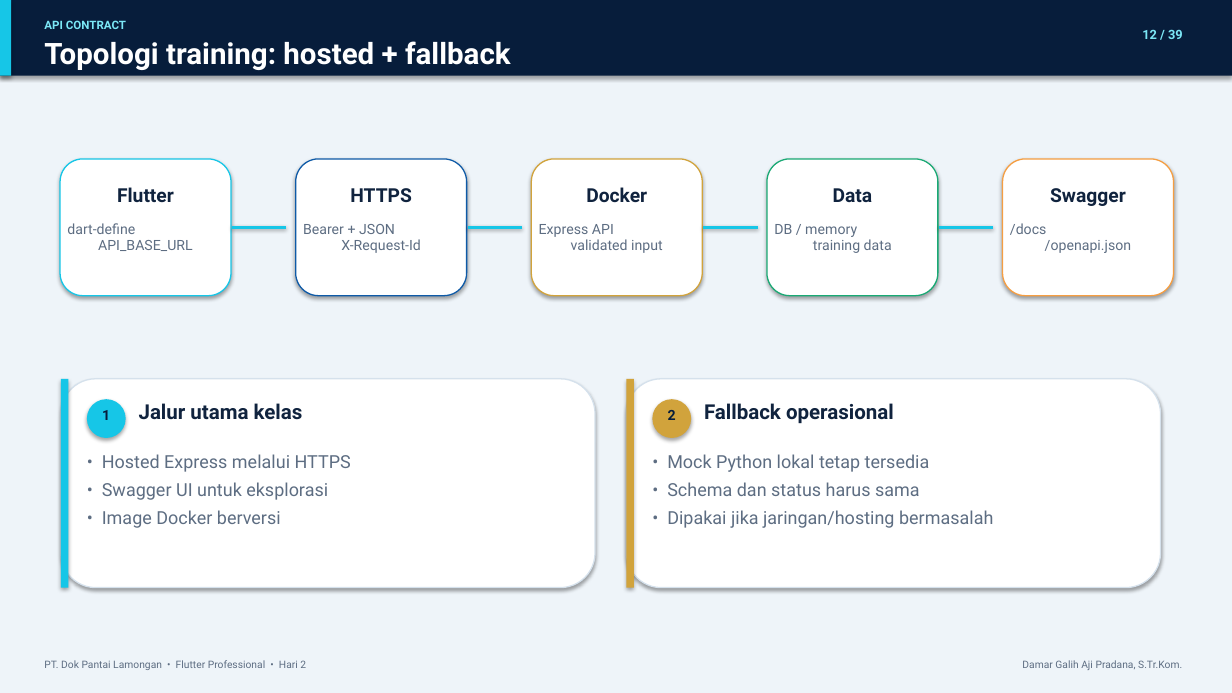
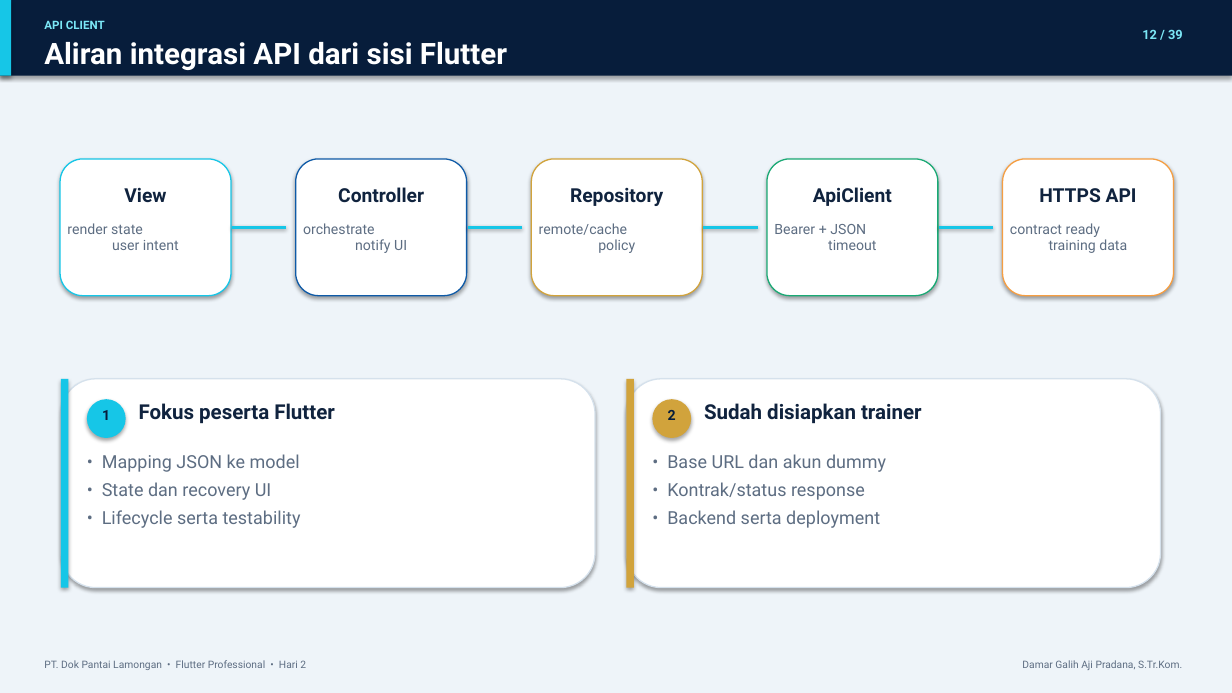
Before and after one commit to D4marp/Inspection-APi, a slide deck: slide 12 of Hari_2_Flutter_Professional.pptx. Drawn at 1232x693 pixels with LibreOffice and Linux fonts; fonts in the diff are those of the drawing. Boxes give left, top, right and bottom in pixels: in the first picture for what was removed or moved away, otherwise in the second. Text is boxed around its words. In the diff, an @@ line names an element or a change of style, - is before the commit and + after.

Commit message:
Refocus day 2 and 3 materials on Flutter

```diff
--- a/Hari_2_Flutter_Professional.pptx
+++ b/Hari_2_Flutter_Professional.pptx
@@ text at bbox=[44, 20, 105, 29]: text changed @@
-API CONTRACT
+API CLIENT
@@ text at bbox=[44, 42, 507, 70]: text changed @@
-Topologi training: hosted + fallback
+Aliran integrasi API dari sisi Flutter
@@ text at bbox=[124, 187, 166, 202]: text changed @@
-Flutter
+View
@@ text at bbox=[338, 187, 424, 203]: text changed @@
-HTTPS
+Controller
@@ text at bbox=[570, 188, 663, 206]: text changed @@
-Docker
+Repository
@@ text at bbox=[813, 187, 892, 206]: text changed @@
-Data
+ApiClient
@@ text at bbox=[1039, 188, 1137, 202]: text changed @@
-Swagger
+HTTPS API
@@ text at bbox=[67, 223, 179, 250]: text changed @@
-dart-define
-API_BASE_URL
+render state
+user intent
@@ text at bbox=[303, 223, 407, 253]: text changed @@
-Bearer + JSON
-X-Request-Id
+orchestrate
+notify UI
@@ text at bbox=[539, 223, 635, 253]: text changed @@
-Express API
-validated input
+remote/cache
+policy
@@ text at bbox=[774, 224, 876, 250]: text changed @@
-DB / memory
-training data
+Bearer + JSON
+timeout
@@ text at bbox=[1010, 223, 1127, 253]: text changed @@
-/docs
-/openapi.json
+contract ready
+training data
@@ text at bbox=[139, 403, 334, 424]: text changed @@
-Jalur utama kelas
+Fokus peserta Flutter
@@ text at bbox=[704, 403, 921, 424]: text changed @@
-Fallback operasional
+Sudah disiapkan trainer
@@ text at bbox=[102, 454, 301, 528]: text changed @@
-• Hosted Express melalui HTTPS
-• Swagger UI untuk eksplorasi
-• Image Docker berversi
+• Mapping JSON ke model
+• State dan recovery UI
+• Lifecycle serta testability
@@ text at bbox=[667, 454, 886, 528]: text changed @@
-• Mock Python lokal tetap tersedia
-• Schema dan status harus sama
-• Dipakai jika jaringan/hosting bermasalah
+• Base URL dan akun dummy
+• Kontrak/status response
+• Backend serta deployment
```
Also in this commit, not shown: 13 other slides changed, 14 other files.
